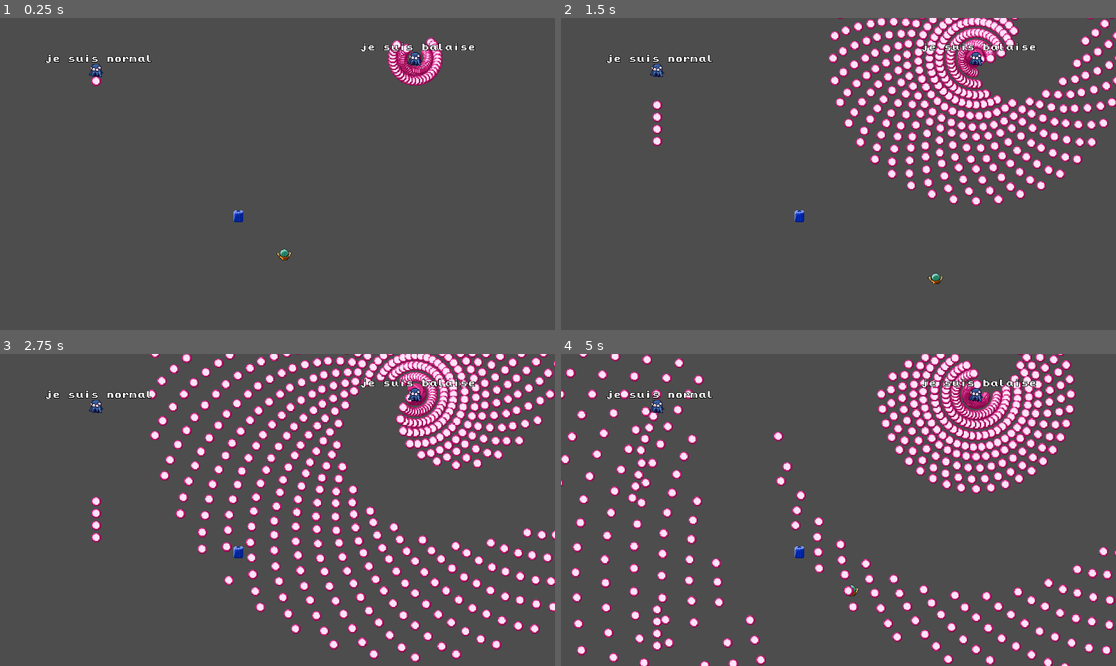
Above: before the commit, frames 1-4 (two rows, left to right).
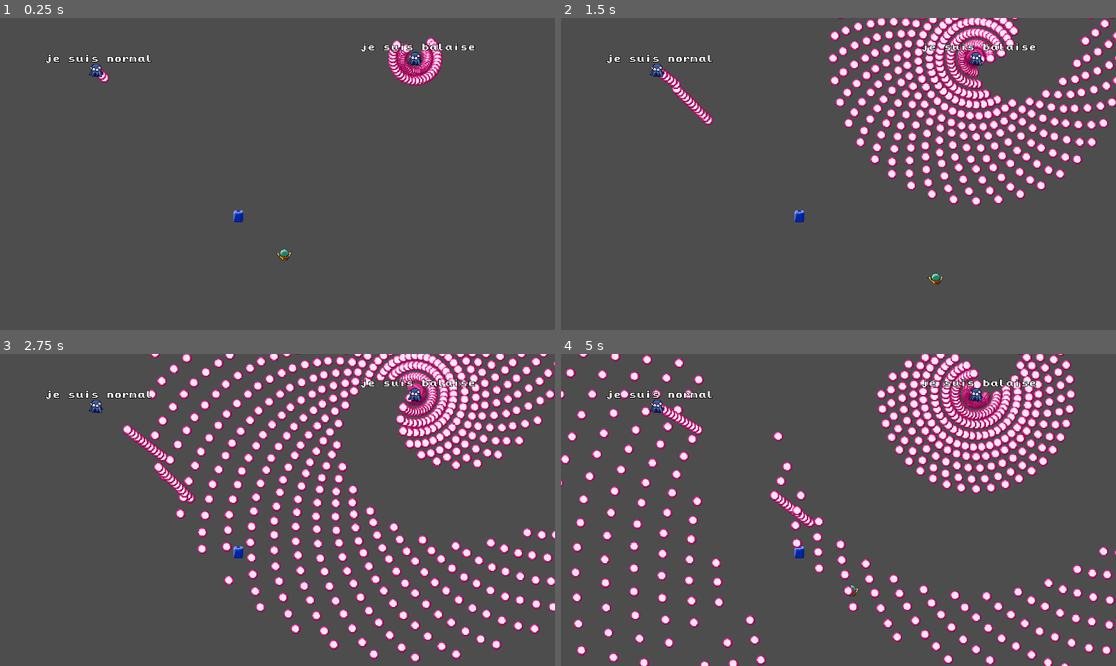
Above: after the commit, the same moments.

Repository: soixante/mispeled
Game: Godot game, scene res://main.tscn
Two runs of this game, one before a commit and one after it. Both use one fixed random seed, a clock stepped at 60 frames per second and the inputs below.
Inputs:
- Up to frame 1 (0.25 s): no input
- Up to frame 2 (1.5 s): tap Enter at 0.5 s; hold Right (strafe_right) 0.53-1.28 s; tap Shift at 0.6 s; hold Down (move_backward) from 1.28 s (still down); tap Alt at 1.35 s
- Up to frame 3 (2.75 s): release Down (move_backward) at 2.03 s; hold Right (strafe_right) from 2.03 s (still down); tap Backspace at 2.1 s
- Up to frame 4 (5 s): release Right (strafe_right) at 2.78 s; hold Up (move_forward) 2.78-3.53 s; tap Shift at 2.85 s; hold Left (strafe_left) from 3.53 s (still down); tap Alt at 3.6 s; tap Backspace at 4.35 s

The runs differ from the first frame. In frame 1, less than 0.1% of the frame differs, in the area x 16-20%, y 16-22%; in frame 2, 0.6%; in frame 3, 0.7%; in frame 4, 1.1%, in the area x 12-46%, y 15-96%.

Commit message:
add: bulletspawner can be targetted at something

Diff:
--- a/bullet_spawner.gd
+++ b/bullet_spawner.gd
@@ -9,7 +9,8 @@
 @export var bullet_arc: int = 0
 @export var bullet_node: PackedScene
 @export var update_on_cadence: bool = true
-@export var aim_at_player: bool = false
+@export var targetted: bool = false
+@export var target_position: Vector2
 
 var tick := 0.0
 var second_tick := 0.0
@@ -73,7 +74,8 @@
 		spawn_bullets()
 
 func update_spawner():
-	if aim_at_player:
+	if targetted:
+		current_vector = (target_position - global_position).normalized()
 		pass
 	else:
 		current_vector = initial_vector.rotated(current_rot)
--- a/bullet_spawner.tscn
+++ b/bullet_spawner.tscn
@@ -5,4 +5,6 @@
 
 [node name="bullet_spawner" type="Node2D"]
 script = ExtResource("1_su81c")
+bullet_count = 8
 bullet_node = ExtResource("2_rugk2")
+targetted = true
--- a/main.gd
+++ b/main.gd
@@ -1,6 +1,8 @@
 extends Node2D
 
 const ESC_HOLD_THRESHOLD = 2
+
+@onready var player := $player
 
 var input_buffer: String = ""
 var esc_hold_time: float = 0.0
@@ -11,6 +13,10 @@
 	SignalsHandler.target_sentence_typed.connect(_on_target_sentence_typed)
 
 func _process(delta: float) -> void:
+	for target in get_tree().get_nodes_in_group("aiming_targets"):
+		print(player.global_position)
+		target.set_player_position(player.body_position)
+
 	if Input.is_key_pressed(KEY_ESCAPE):
 		esc_hold_time += delta
 		if esc_hold_time >= ESC_HOLD_THRESHOLD:
--- /dev/null
+++ b/player.gd
@@ -0,0 +1,7 @@
+extends Node2D
+
+@onready var body := $CharacterBody2D
+
+@export var body_position: Vector2:
+	get:
+		return body.global_position
--- a/player.tscn
+++ b/player.tscn
@@ -1,5 +1,6 @@
-[gd_scene load_steps=4 format=3 uid="uid://dnplkgxmpfpho"]
+[gd_scene load_steps=5 format=3 uid="uid://dnplkgxmpfpho"]
 
+[ext_resource type="Script" uid="uid://d215u7ahghk1b" path="res://player.gd" id="1_i3pqv"]
 [ext_resource type="Script" uid="uid://by6qr3saujtg3" path="res://player_character_body_2d.gd" id="1_onrkg"]
 [ext_resource type="Texture2D" uid="uid://qn56ka6kifj8" path="res://resources/sprites/player.png" id="2_onrkg"]
 
@@ -7,6 +8,7 @@
 radius = 3.0
 
 [node name="Player" type="Node2D" groups=["players"]]
+script = ExtResource("1_i3pqv")
 
 [node name="CharacterBody2D" type="CharacterBody2D" parent="."]
 script = ExtResource("1_onrkg")
--- a/poulp_basic.tscn
+++ b/poulp_basic.tscn
@@ -5,8 +5,9 @@
 [node name="poulp_basic" instance=ExtResource("1_kcajl")]
 
 [node name="bullet_spawner" parent="." index="1"]
-channeling = 2
+rotation_step = 10
+channeling = 3
 cooldown = 2
-cadence = 4.0
+cadence = 12.0
 bullet_count = 1
 update_on_cadence = false
--- a/poulp_evolved.tscn
+++ b/poulp_evolved.tscn
@@ -11,3 +11,4 @@
 cadence = 9.0
 bullet_count = 30
 bullet_arc = 270
+targetted = false
--- a/target.gd
+++ b/target.gd
@@ -3,10 +3,22 @@
 @export var sentence := ""
 
 @onready var Sentence := $sentence
+@onready var BulletSpawner := $bullet_spawner
+
+var player_position: Vector2
 
 func _ready() -> void:
 	add_to_group('targets')
+	if BulletSpawner.targetted:
+		add_to_group('aiming_targets')
 	Sentence.text = sentence
+
+func _process(delta: float) -> void:
+	if BulletSpawner.targetted:
+		BulletSpawner.target_position = player_position
+
+func set_player_position(pos: Vector2) -> void:
+	player_position = pos
 
 func destroy()-> void:
 	queue_free()
Not shown, added: player.gd.uid
